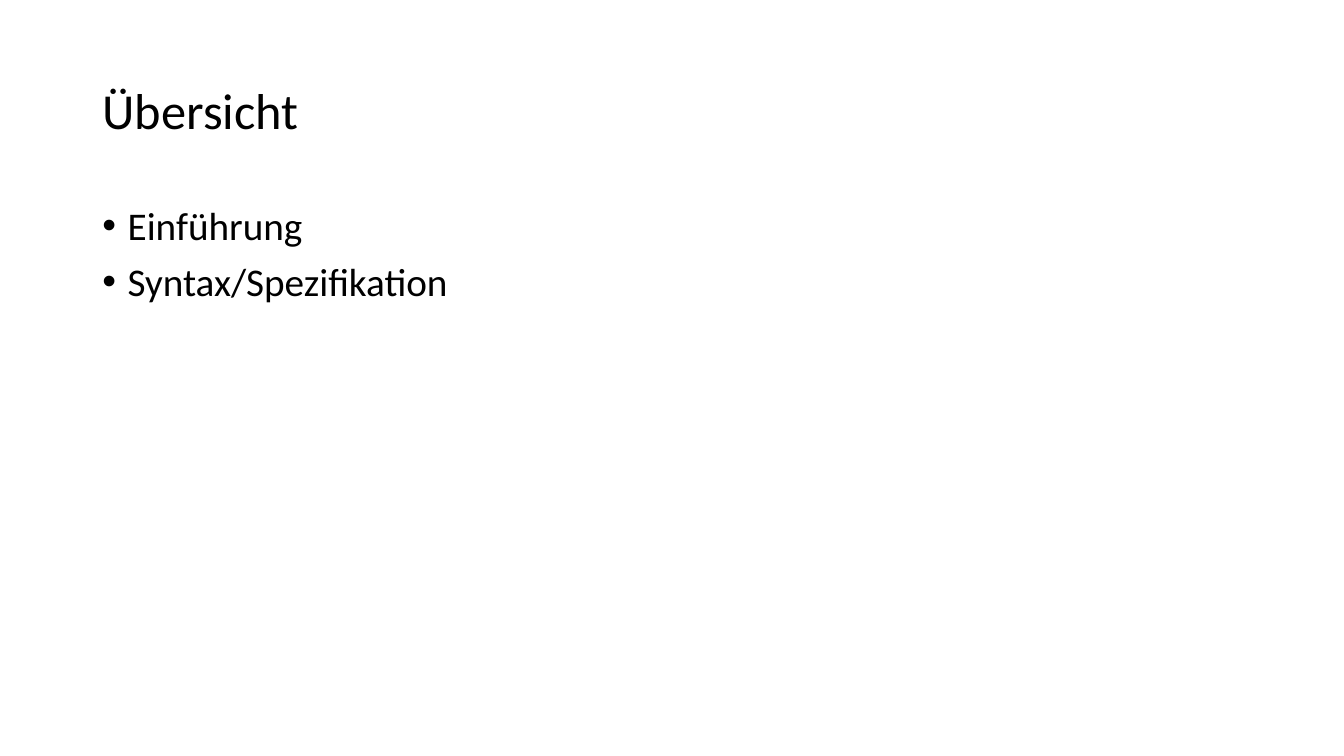
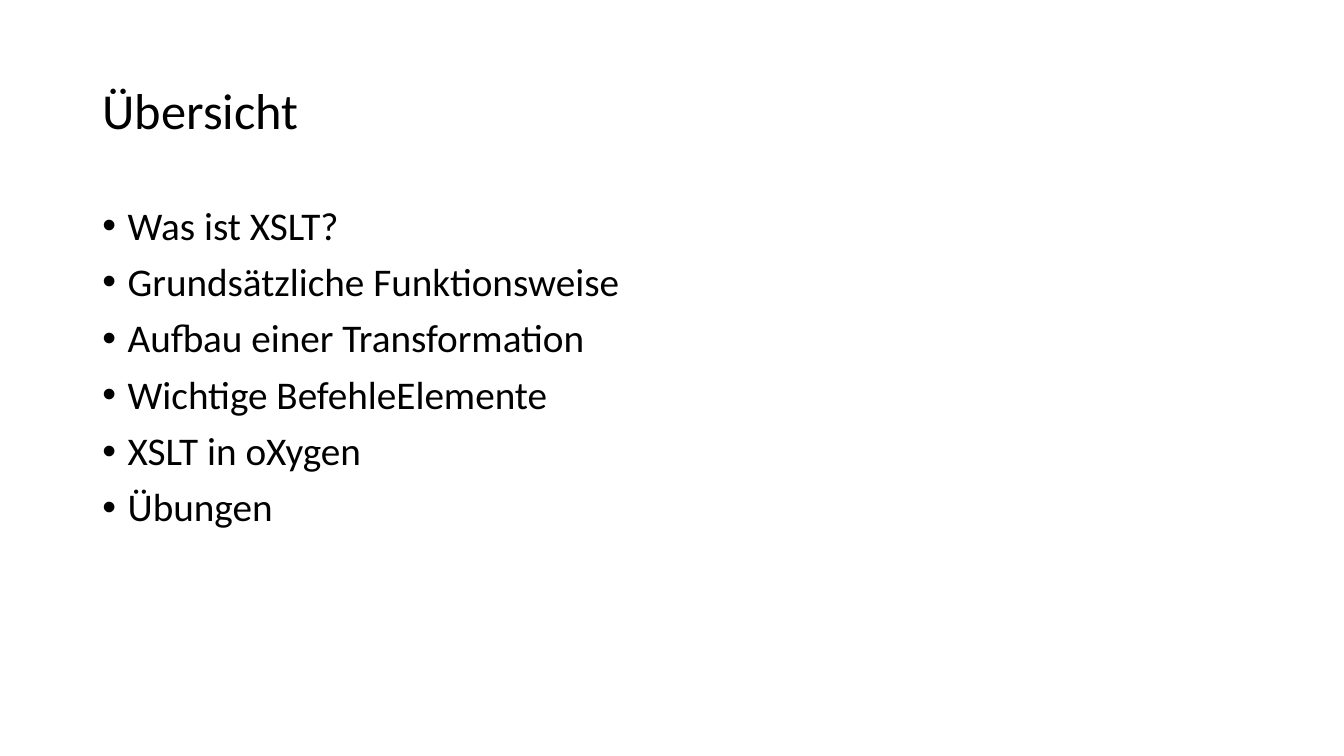
Before and after one commit to Lena-Luise/Lehre, a slide deck: slide 2 of SchulungenKGParl/Folien/XSLT.pptx. Drawn at 1344x756 pixels with LibreOffice and Linux fonts; fonts in the diff are those of the drawing. Boxes give left, top, right and bottom in pixels: in the first picture for what was removed or moved away, otherwise in the second. Text is boxed around its words. In the diff, an @@ line names an element or a change of style, - is before the commit and + after.

```diff
--- a/SchulungenKGParl/Folien/XSLT.pptx
+++ b/SchulungenKGParl/Folien/XSLT.pptx
@@ text at (x1=128, y1=213, x2=619, y2=528): text changed @@
-• Einführung
-• Syntax/Spezifikation
+• Was ist XSLT?
+• Grundsätzliche Funktionsweise
+• Aufbau einer Transformation
+• Wichtige BefehleElemente
+• XSLT in oXygen
+• Übungen
```
Also in this commit, not shown: 5 other slides changed, 26 slides added, 3 slides removed, 1 other file.
